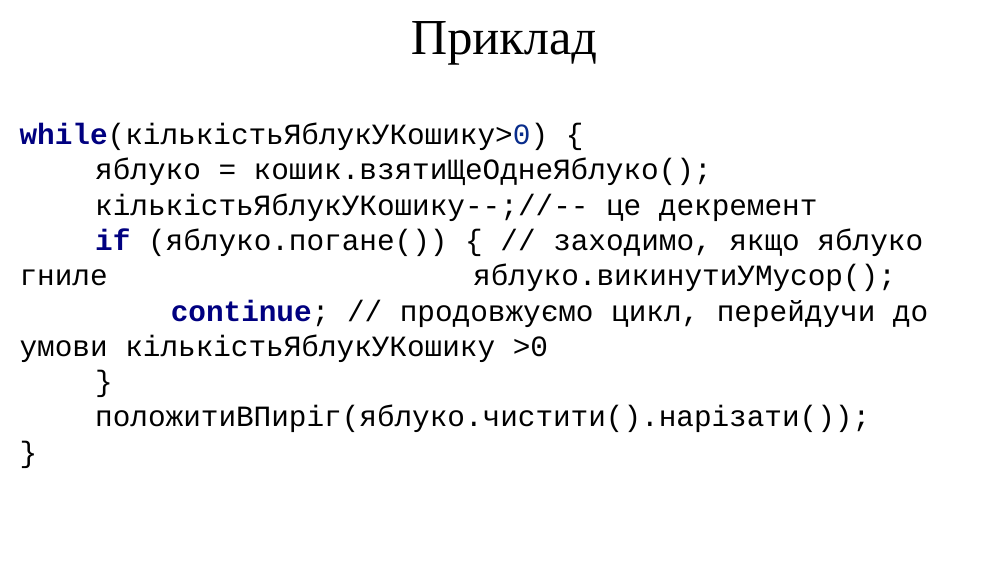
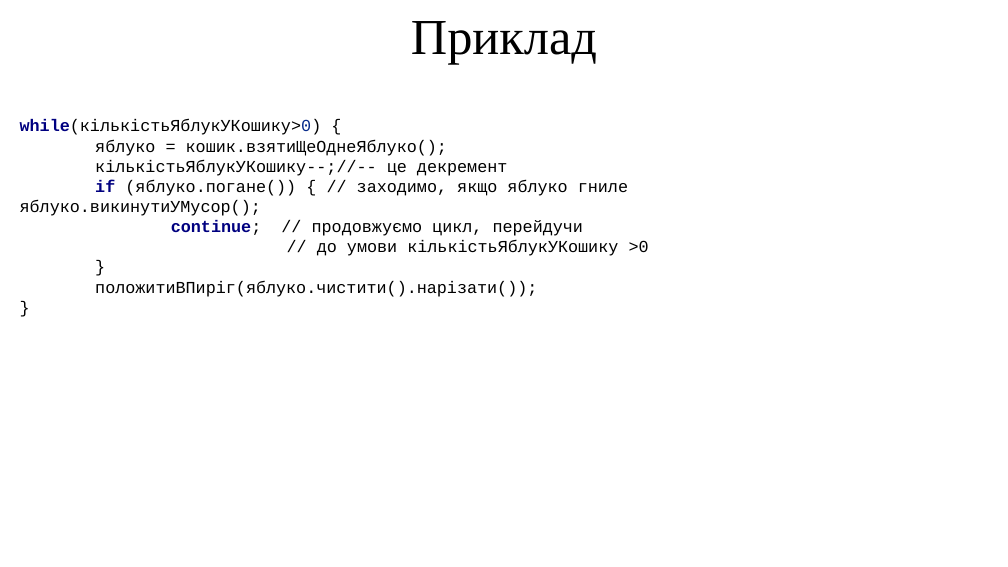
Before and after one commit to arg3ntuum/JavaCourse, a slide deck: slide 6 of Java Урок 4 for while.pptx (slide 7 before the commit). Drawn at 1008x567 pixels with LibreOffice and Linux fonts; fonts in the diff are those of the drawing. Boxes give left, top, right and bottom in pixels: in the first picture for what was removed or moved away, otherwise in the second. Text is boxed around its words. In the diff, an @@ line names an element or a change of style, - is before the commit and + after.

```diff
--- a/Java Урок 4 for while.pptx
+++ b/Java Урок 4 for while.pptx
@@ text at (x1=20, y1=119, x2=628, y2=297): size 28 to 16 pt in "while(кількістьЯблукУКошику>0) {", "яблуко = кошик.взятиЩеОднеЯблуко();", "кількістьЯблукУКошику--;//-- це декремент", "if (яблуко.погане()) { // заходимо, якщо яблуко ..." and 3 more places @@
@@ text at (x1=171, y1=220, x2=649, y2=256): text changed; size 28 to 16 pt @@
-continue; // продовжуємо цикл, перейдучи до умови кількістьЯблукУКошику >0
+continue; // продовжуємо цикл, перейдучи
+// до умови кількістьЯблукУКошику >0
```
Also in this commit, not shown: 3 other slides changed, 5 other files.
